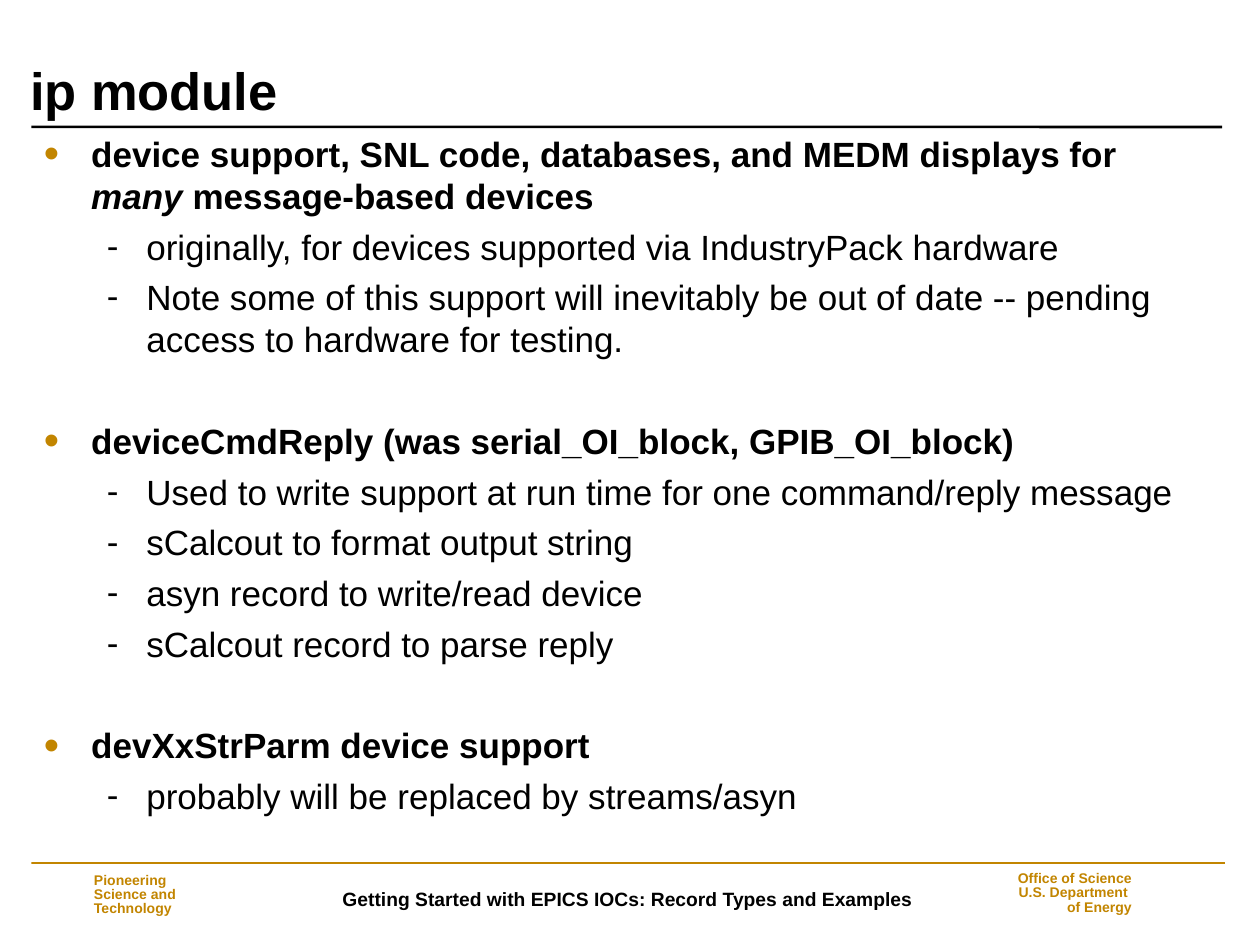
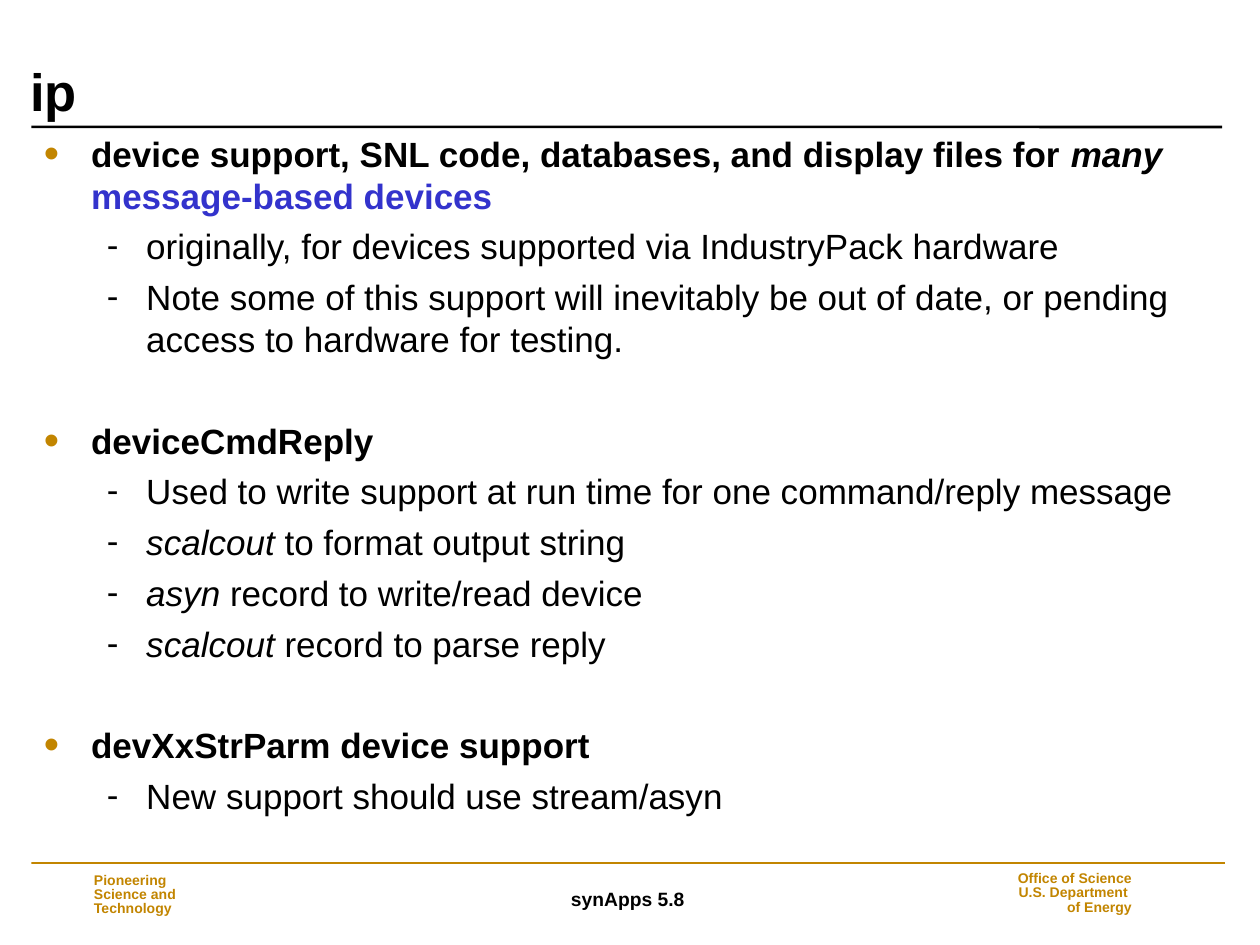
Before and after one commit to EPICS-synApps/support, a slide deck: slide 20 of documentation/IntroToSynApps.ppt (slide 17 before the commit). Drawn at 1260x945 pixels with LibreOffice and Linux fonts; fonts in the diff are those of the drawing; background and template pictures are left out. Boxes give left, top, right and bottom in pixels: in the first picture for what was removed or moved away, otherwise in the second. Text is boxed around its words. In the diff, an @@ line names an element or a change of style, - is before the commit and + after.

Commit message:
synApps_5_8

```diff
--- a/documentation/IntroToSynApps.ppt
+++ b/documentation/IntroToSynApps.ppt
@@ title at (x1=30, y1=73, x2=77, y2=122): text changed @@
-ip module
+ip
@@ text at (x1=91, y1=141, x2=1162, y2=215): text changed @@
-• device support, SNL code, databases, and MEDM displays for many message-based devices
+• device support, SNL code, databases, and display files for many message-based devices
@@ text at (x1=91, y1=284, x2=1168, y2=460): text changed @@
-  – Note some of this support will inevitably be out of date -- pending access to hardware for testing.
-• deviceCmdReply (was serial_OI_block, GPIB_OI_block)
+  – Note some of this support will inevitably be out of date, or pending access to hardware for testing.
+• deviceCmdReply
@@ text at (x1=146, y1=529, x2=626, y2=562): text changed @@
-  – sCalcout to format output string
+  – scalcout to format output string
@@ text at (x1=146, y1=580, x2=642, y2=613): italic on in "asyn" @@
@@ text at (x1=146, y1=631, x2=606, y2=663): text changed @@
-  – sCalcout record to parse reply
+  – scalcout record to parse reply
@@ text at (x1=146, y1=783, x2=723, y2=816): text changed @@
-  – probably will be replaced by streams/asyn
+  – New support should use stream/asyn
@@ text at (x1=571, y1=892, x2=685, y2=910): text changed @@
-Getting Started with EPICS IOCs: Record Types and Examples
+synApps 5.8
```
Also in this commit, not shown: 36 other slides changed, 13 slides added, 4 slides removed.
